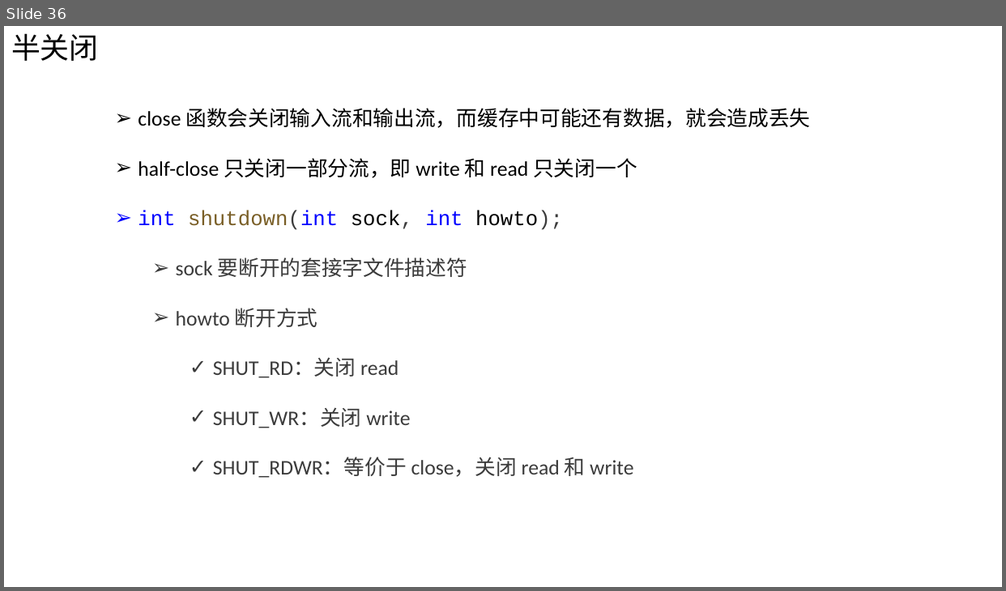
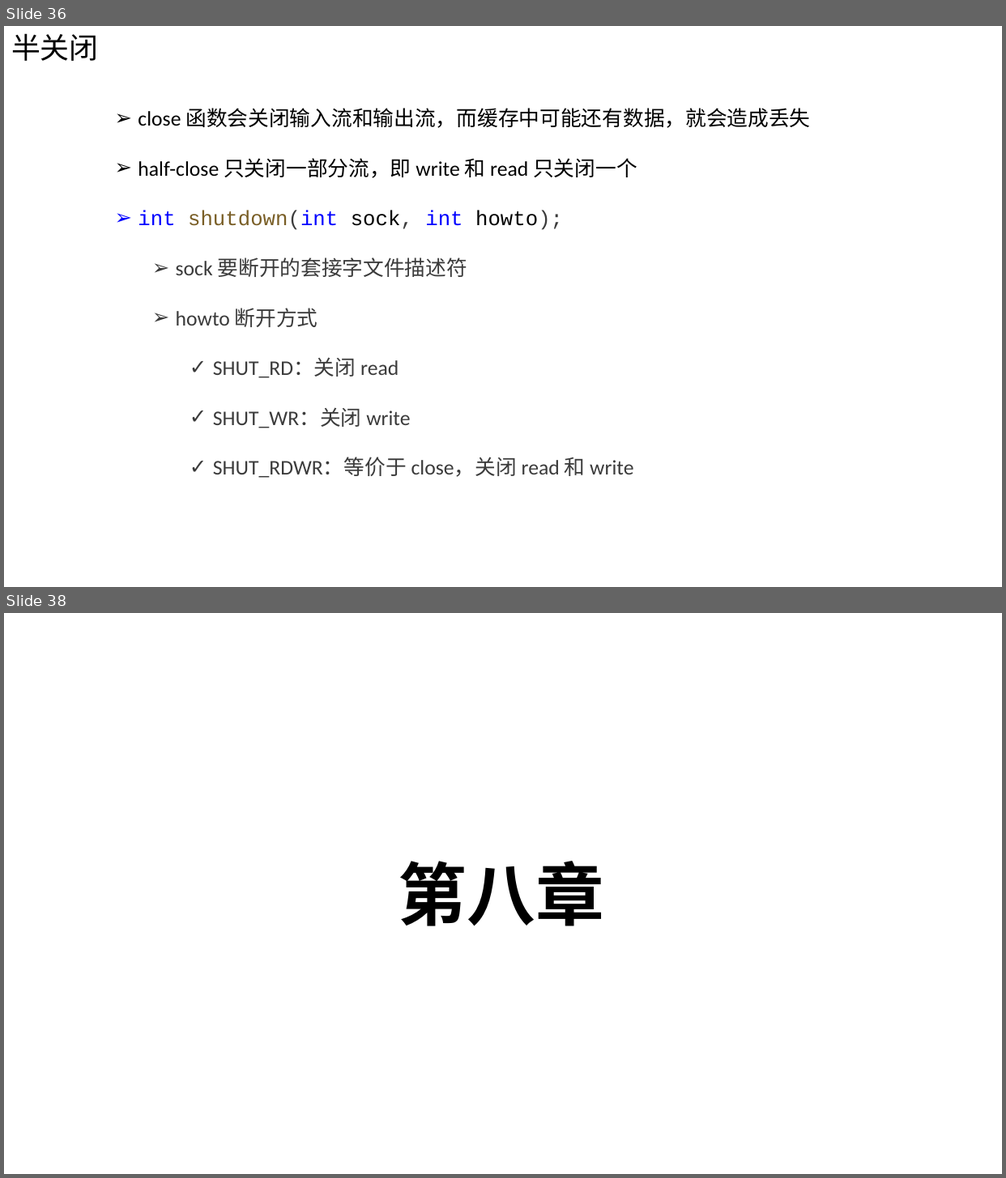
Before and after one commit to Chao200/TCP-IP-Network-Programming, a slide deck: TCP:IP 网络编程.pptx. Shown one above the other, each under a label of ours: slide 36 before the commit, slides 36 and 38 after it; the slides between them are not shown. The pictures are 1006x591 and 1006x1178 pixels, drawn with LibreOffice and Linux fonts; fonts in the diff are those of the drawing. Boxes give left, top, right and bottom in pixels: in the first picture for what was removed or moved away, otherwise in the second. Text is boxed around its words. In the diff, an @@ line names an element or a change of style, - is before the commit and + after.

```diff
--- a/TCP:IP 网络编程.pptx
+++ b/TCP:IP 网络编程.pptx
@@ slide 38 added at box(4, 613, 1002, 1174), background #FFFFFF @@
@@ text added at box(398, 861, 604, 926), 66 pt, text #000000, bold @@
+第八章
```
Also in this commit, not shown: 19 other slides added.
